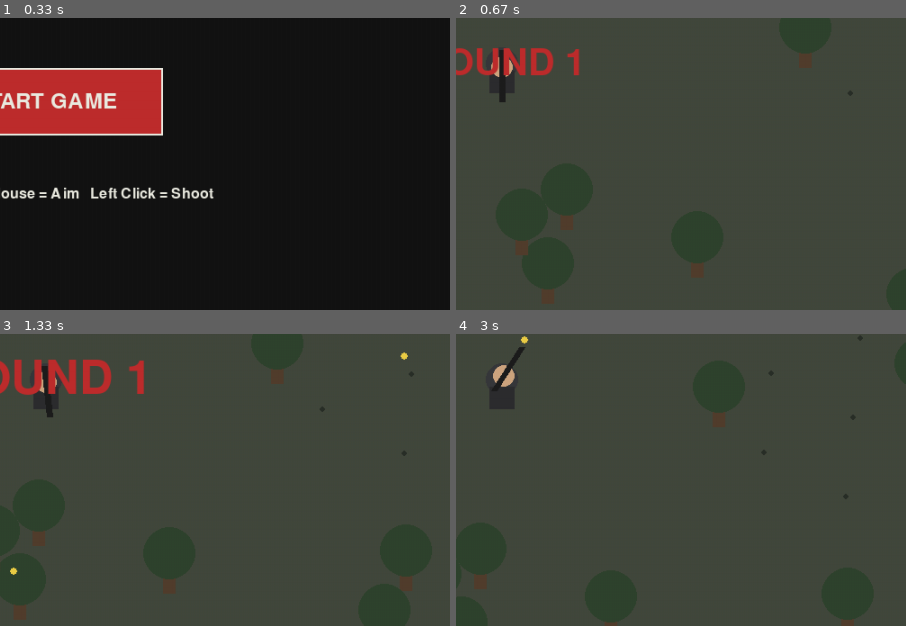
Above: before the commit, frames 1-4 (two rows, left to right).
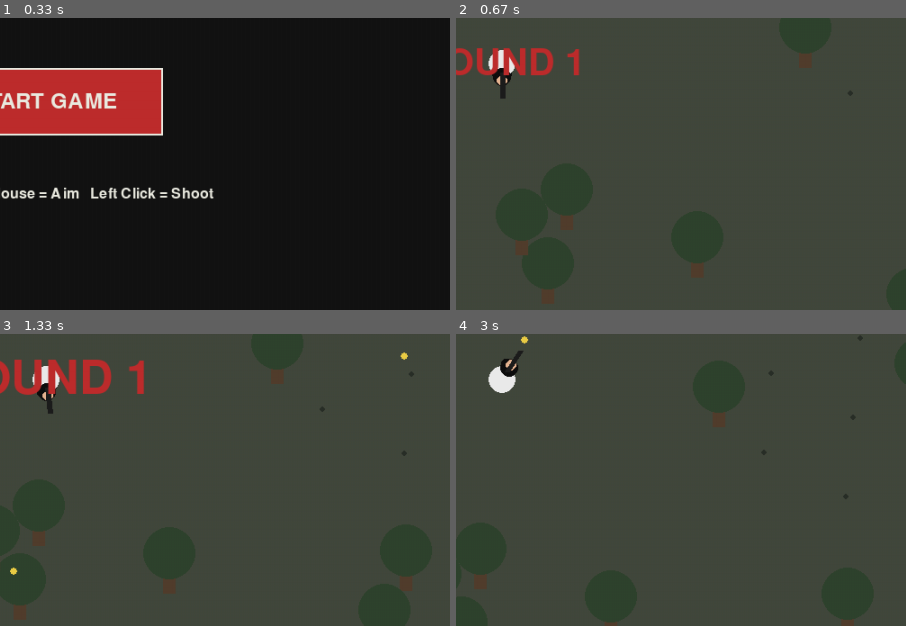
Above: after the commit, the same moments.

Repository: nhdoelpawiro/pygame-zombie-shooter
Game: pygame game, started from game.py
The game is run twice, just before and just after one commit, with the same random seed, the same clock (stepped at 60 frames per second) and the same inputs.
Inputs (mouse positions are % of the whole screen's width and height, from its top left):
- Up to frame 1 (0.33 s): no input
- Up to frame 2 (0.67 s): click "START GAME" at 0.38 s
- Up to frame 3 (1.33 s): click (82, 47) at 0.72 s; hold D from 1 s (still down); click (50, 57) at 1.08 s
- Up to frame 4 (3 s): release D at 1.47 s; hold W 1.5-1.8 s; click (26, 51) at 1.58 s; hold D 1.83-2.3 s; click (60, 72) at 1.92 s; hold A 2.33-2.87 s; click (19, 73) at 2.42 s; hold S from 2.9 s (still down); click (65, 15) at 2.98 s
The pictures show only the part of the screen within x 45-95%, y 42-92%; the shares and areas given below are measured in that part.

Frame 1 is identical in both runs. In frame 2, 0.5% of the frame differs, in the area x 7-14%, y 10-29%; in frame 3, 0.4%; in frame 4, 0.9%, in the area x 7-16%, y 4-26%.

Commit message:
character draw toji

Diff:
--- a/game.py
+++ b/game.py
@@ -158,50 +158,64 @@
 
     camera.update(player)
 
+
 def draw_player():
+    import math
+
+    center = pygame.Vector2(WIDTH // 2, HEIGHT // 2)
     mouse = pygame.Vector2(pygame.mouse.get_pos())
-    center = pygame.Vector2(WIDTH // 2, HEIGHT // 2)
-
     direction = mouse - center
 
-    if direction.length() == 0:
+    if direction.length() != 0:
+        direction = direction.normalize()
+    else:
         direction = pygame.Vector2(1, 0)
 
-    direction.normalize_ip()
-
-    pygame.draw.circle(
-        screen,
-        (55, 57, 60),
-        center,
-        18
-    )
-    pygame.draw.rect(
-        screen,
-        (45, 45, 48),
-        (
-            center.x - 14,
-            center.y + 8,
-            28,
-            25
-        )
-    )
-
-    head = center + direction * 4
-
-    pygame.draw.circle(
-        screen,
-        (206, 166, 128),
-        head,
-        12
-    )
-
-    pygame.draw.line(
-        screen,
-        (30, 30, 30),
-        center - direction * 15,
-        center + direction * 42,
-        7
-    )
+    side = pygame.Vector2(-direction.y, direction.x)
+
+    # Walking animation
+    moving = (
+        pygame.key.get_pressed()[pygame.K_w]
+        or pygame.key.get_pressed()[pygame.K_a]
+        or pygame.key.get_pressed()[pygame.K_s]
+        or pygame.key.get_pressed()[pygame.K_d]
+    )
+
+    step = math.sin(pygame.time.get_ticks() / 100) * 5 if moving else 0
+
+    # Legs and black pants
+    for i in [-1, 1]:
+        leg = center + side * i * 6 + direction * (12 + step * i)
+
+        pygame.draw.line(screen, (20, 20, 20),
+                         center, leg, 9)
+
+        pygame.draw.circle(screen, (15, 15, 15),
+                           (int(leg.x), int(leg.y)), 5)
+
+    # White T-shirt
+    pygame.draw.circle(screen, (235, 235, 235),
+                       (int(center.x), int(center.y)), 15)
+
+    # Black hair
+    head = center + direction * 15
+
+    pygame.draw.circle(screen, (15, 15, 15),
+                       (int(head.x), int(head.y)), 10)
+
+    # Face
+    face = head + direction * 4
+
+    pygame.draw.circle(screen, (230, 180, 145),
+                       (int(face.x), int(face.y)), 6)
+
+    # Gun
+    start = center + direction * 10
+    end = center + direction * 38
+
+    pygame.draw.line(screen, (30, 30, 30),
+                     start, end, 6)
+
 
 def shoot():
     center = pygame.Vector2(WIDTH // 2, HEIGHT // 2)
